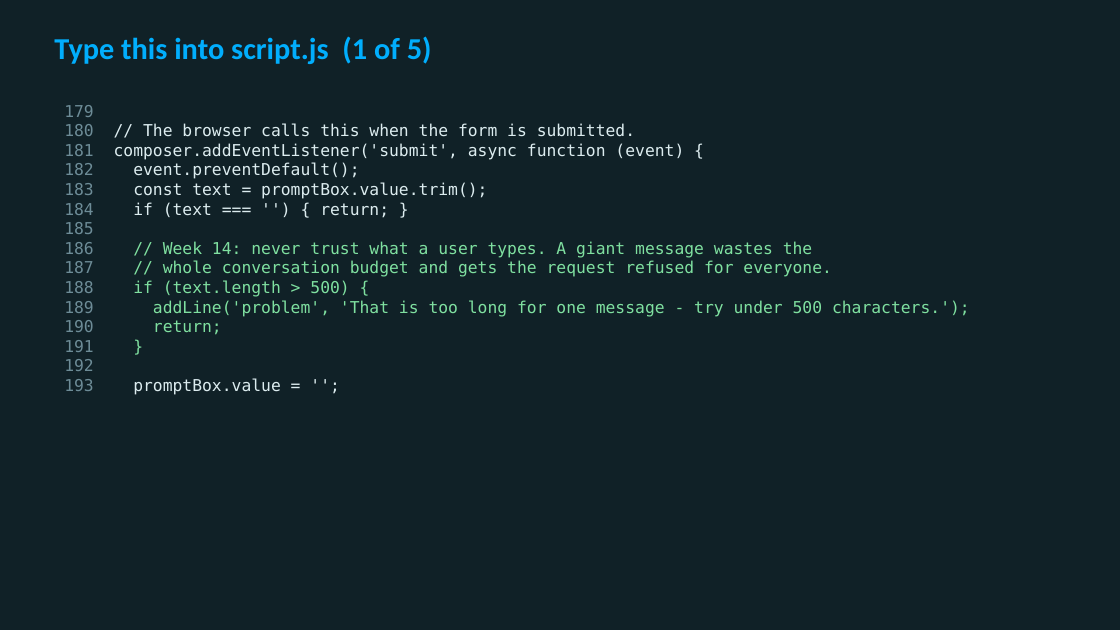
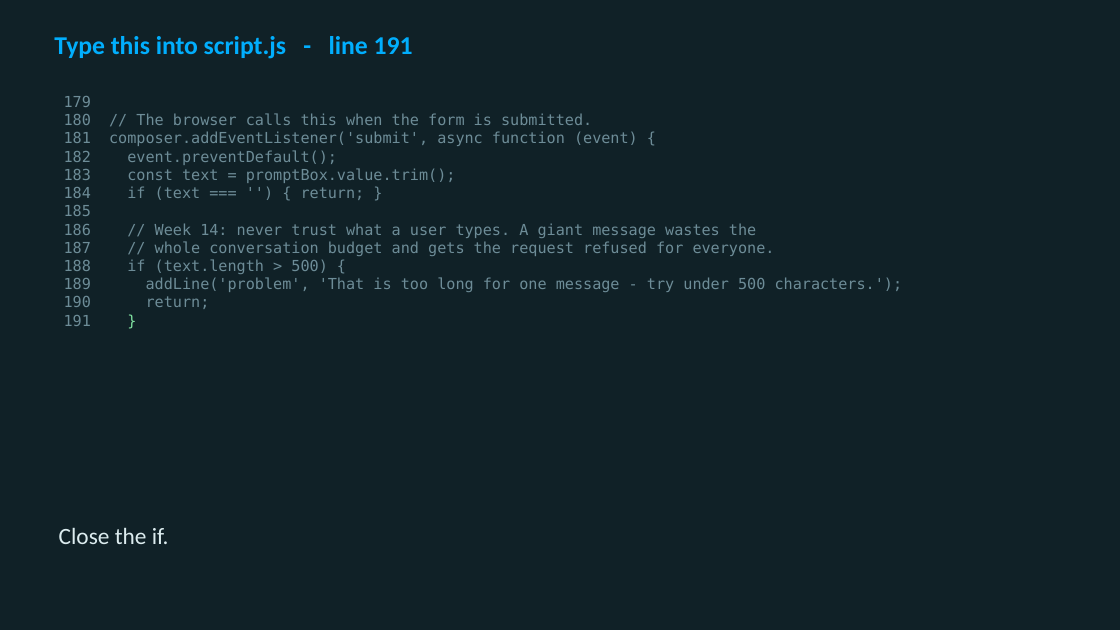
Before and after one commit to utgapps/utgapps.github.io, a slide deck: slide 12 of ai101/slides/week-14.pptx (slide 8 before the commit). Drawn at 1120x630 pixels with LibreOffice and Linux fonts; fonts in the diff are those of the drawing. Boxes give left, top, right and bottom in pixels: in the first picture for what was removed or moved away, otherwise in the second. Text is boxed around its words. In the diff, an @@ line names an element or a change of style, - is before the commit and + after.

```diff
--- a/ai101/slides/week-14.pptx
+++ b/ai101/slides/week-14.pptx
@@ text at <box>54,36,413,59</box>: text changed; size 26 to 22 pt @@
-Type this into script.js (1 of 5)
+Type this into script.js - line 191
@@ text "179": place and size @@
-text "179" at <box>64,105,970,395</box>
+text "179" at <box>64,96,903,309</box>
@@ text "179" at <box>64,96,903,309</box>: size 14 to 13 pt; text colour #DCECEF to #6D8C97 in "// The browser calls this when the ...", "composer.addEventListener('submit', async function (event) {", "event.preventDefault();", "const text = promptBox.value.trim();" and 1 more places; text colour #7FE0A0 to #6D8C97 in "// Week 14: never trust what a ...", "// whole conversation budget and gets the ...", "if (text.length > 500) {", "addLine('problem', 'That is too long for one ..." and 1 more places @@
@@ text at <box>133,378,281,395</box>: paragraphs removed @@
-192
-193 promptBox.value = '';
@@ text added at <box>59,527,169,544</box>, 20 pt, text #DCECEF @@
+Close the if.
```
Also in this commit, not shown: 3 other slides changed, 22 slides added, 1 slide removed, 19 other files.
